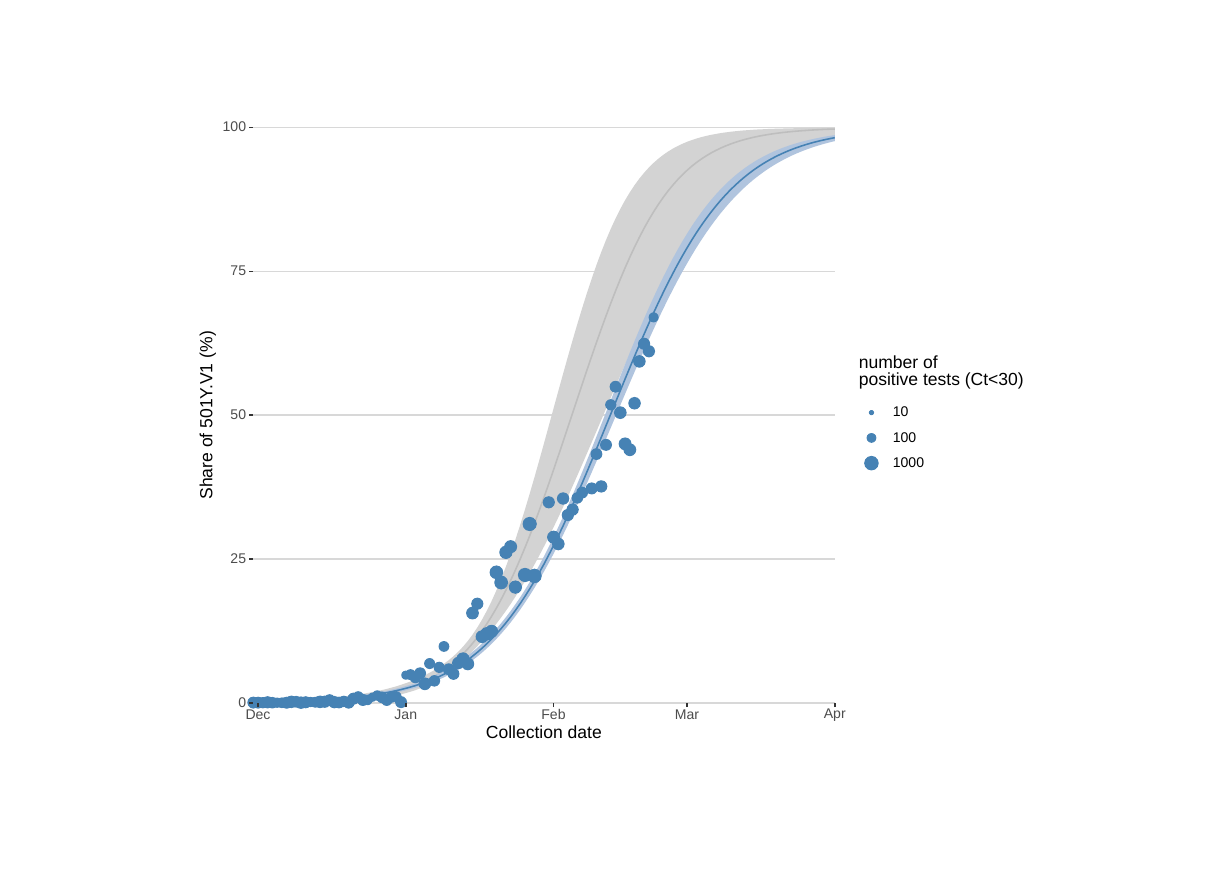
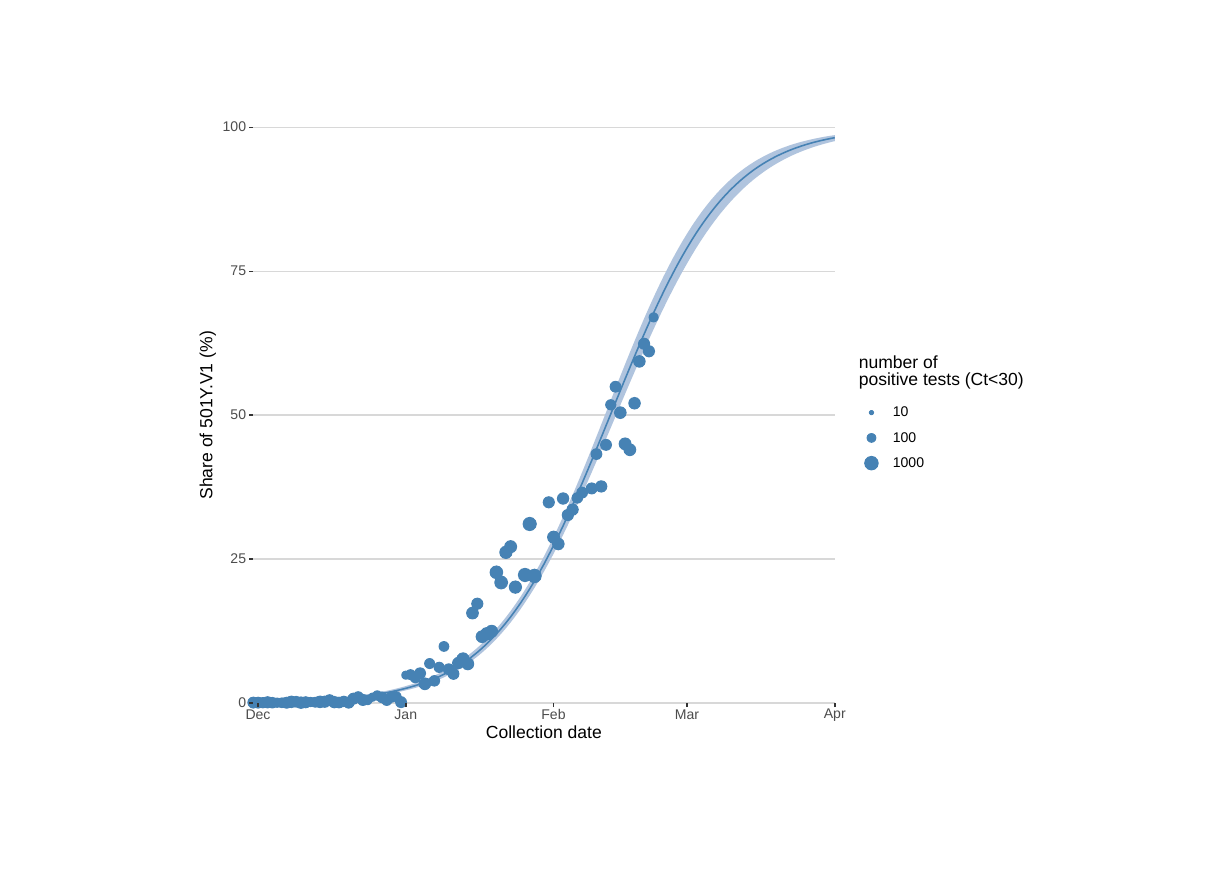
Before and after one commit to tomwenseleers/LineageExplorer, a slide deck: slide 1 of plots/2021_02_23/Fig4_fit1_binomGLMM_501YV1_Belgium_response scale.pptx. Drawn at 1232x871 pixels with LibreOffice and Linux fonts; fonts in the diff are those of the drawing. Boxes give left, top, right and bottom in pixels: in the first picture for what was removed or moved away, otherwise in the second. Text is boxed around its words. In the diff, an @@ line names an element or a change of style, - is before the commit and + after.

```diff
--- a/plots/2021_02_23/Fig4_fit1_binomGLMM_501YV1_Belgium_response scale.pptx
+++ b/plots/2021_02_23/Fig4_fit1_binomGLMM_501YV1_Belgium_response scale.pptx
@@ freeform shape removed at box(254, 127, 835, 702) @@
@@ freeform shape removed at box(254, 130, 835, 703) @@
```
Also in this commit, not shown: 9 other files.
